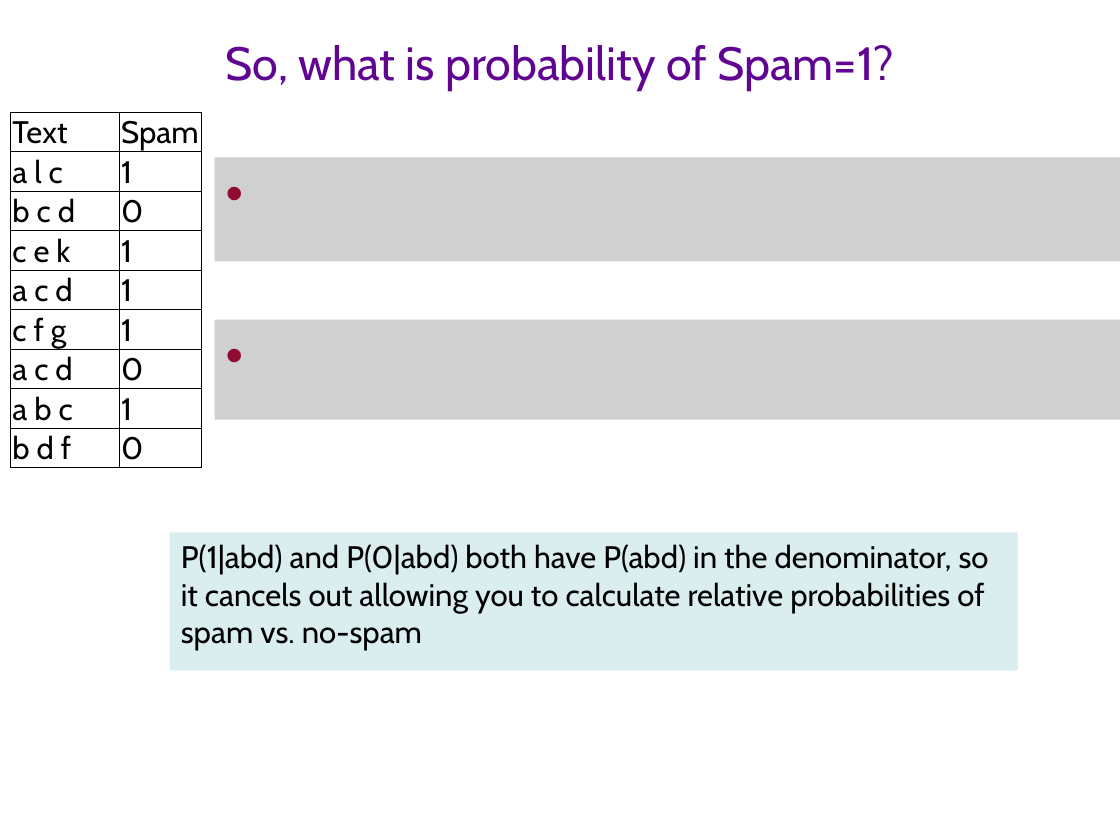
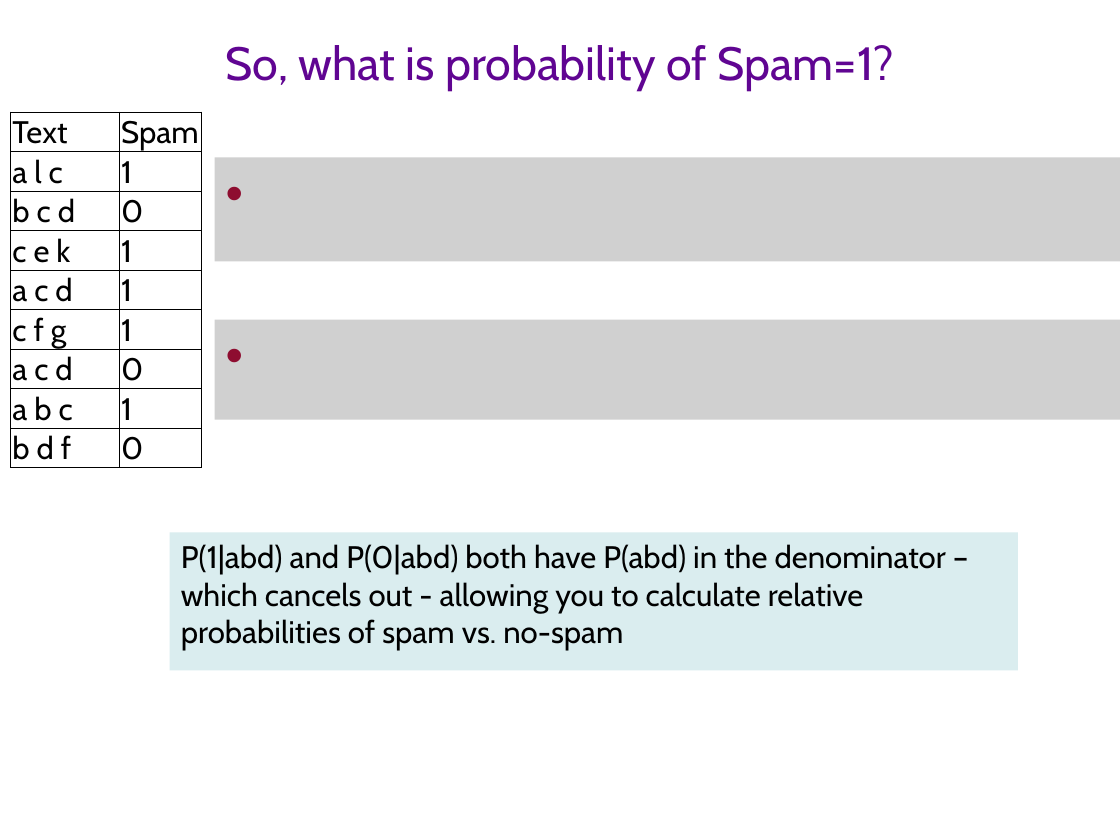
Before and after one commit to CTVisMe/DS4B-core, a slide deck: slide 25 of Slides/T8 - ModellingTextData.pptx (slide 18 before the commit). Drawn at 1120x840 pixels with LibreOffice and Linux fonts; fonts in the diff are those of the drawing; grey boxes stand for pictures; background and template pictures are left out. Boxes give left, top, right and bottom in pixels: in the first picture for what was removed or moved away, otherwise in the second. Text is boxed around its words. In the diff, an @@ line names an element or a change of style, - is before the commit and + after.

```diff
--- a/Slides/T8 - ModellingTextData.pptx
+++ b/Slides/T8 - ModellingTextData.pptx
@@ text at bbox=[181, 544, 946, 651]: text changed @@
-P(1|abd) and P(0|abd) both have P(abd) in the denominator, so it cancels out allowing you to calculate relative probabilities of spam vs. no-spam
+P(1|abd) and P(0|abd) both have P(abd) in the denominator – which cancels out - allowing you to calculate relative probabilities of spam vs. no-spam
```
Also in this commit, not shown: 16 other slides changed, 1 slide added, 3 slides removed, 29 other files.
